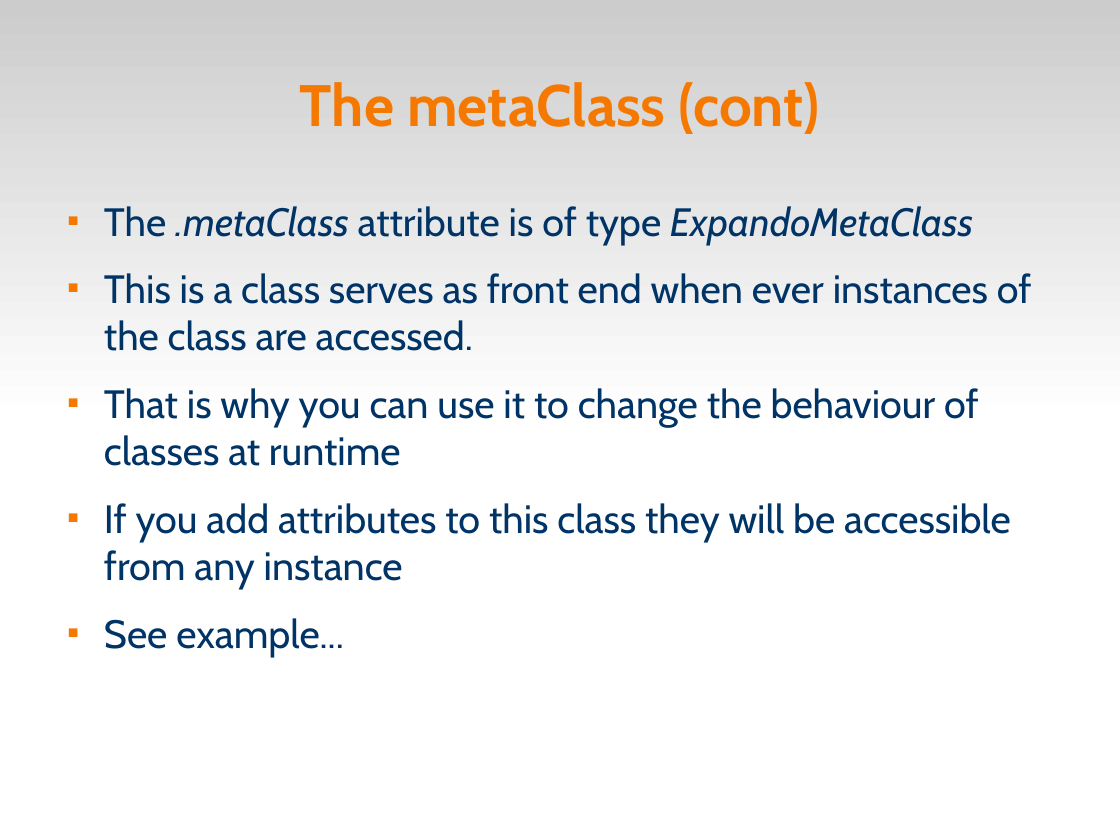
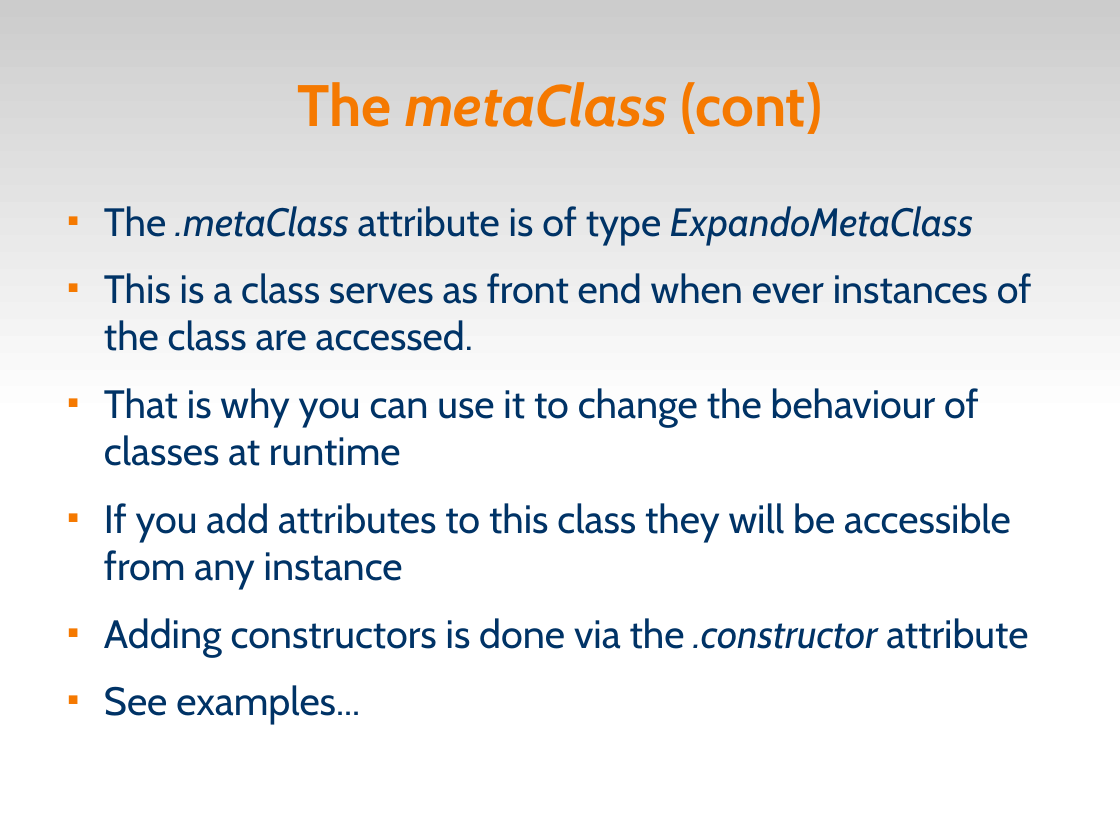
Before and after one commit to veltzer/demos, a slide deck: slide 29 of groovy/doc/groovy.odp. Drawn at 1120x840 pixels with LibreOffice and Linux fonts; fonts in the diff are those of the drawing. Boxes give left, top, right and bottom in pixels: in the first picture for what was removed or moved away, otherwise in the second. Text is boxed around its words. In the diff, an @@ line names an element or a change of style, - is before the commit and + after.

Commit message:
more meta prog

```diff
--- a/groovy/doc/groovy.odp
+++ b/groovy/doc/groovy.odp
@@ title "The metaClass (cont)" at <box>298,82,822,134</box>: italic on in "metaClass" @@
@@ text at <box>104,618,1028,724</box>: text changed @@
-■ See example...
+■ Adding constructors is done via the .constructor attribute
+■ See examples...
```
Also in this commit, not shown: 2 other slides changed, 1 other file.
